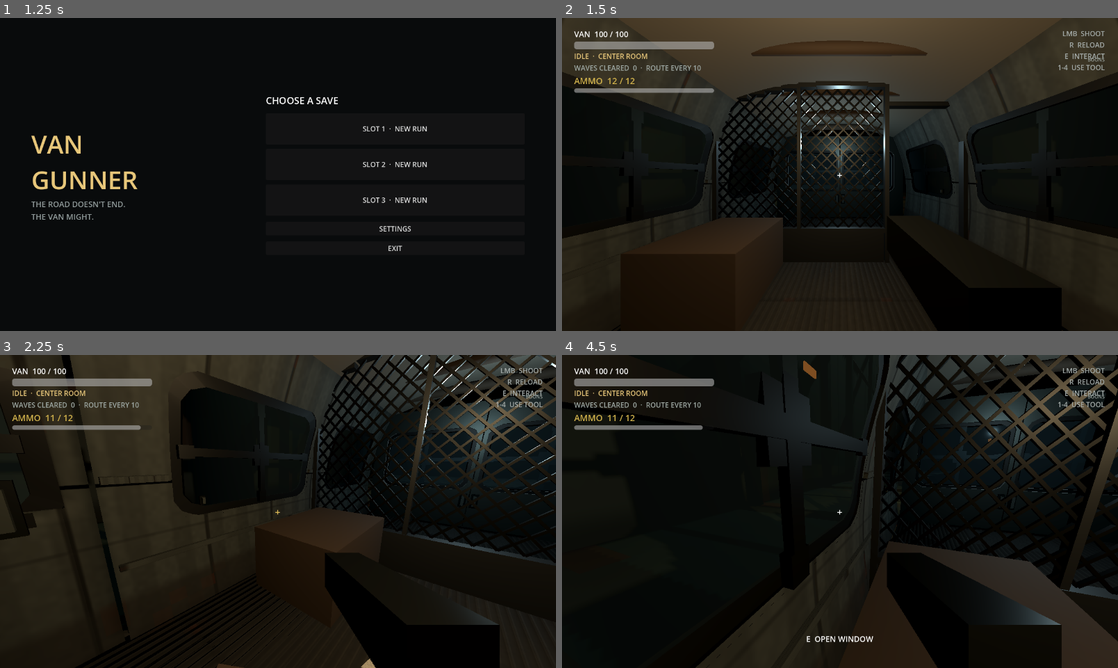
Above: before the commit, frames 1-4 (two rows, left to right).
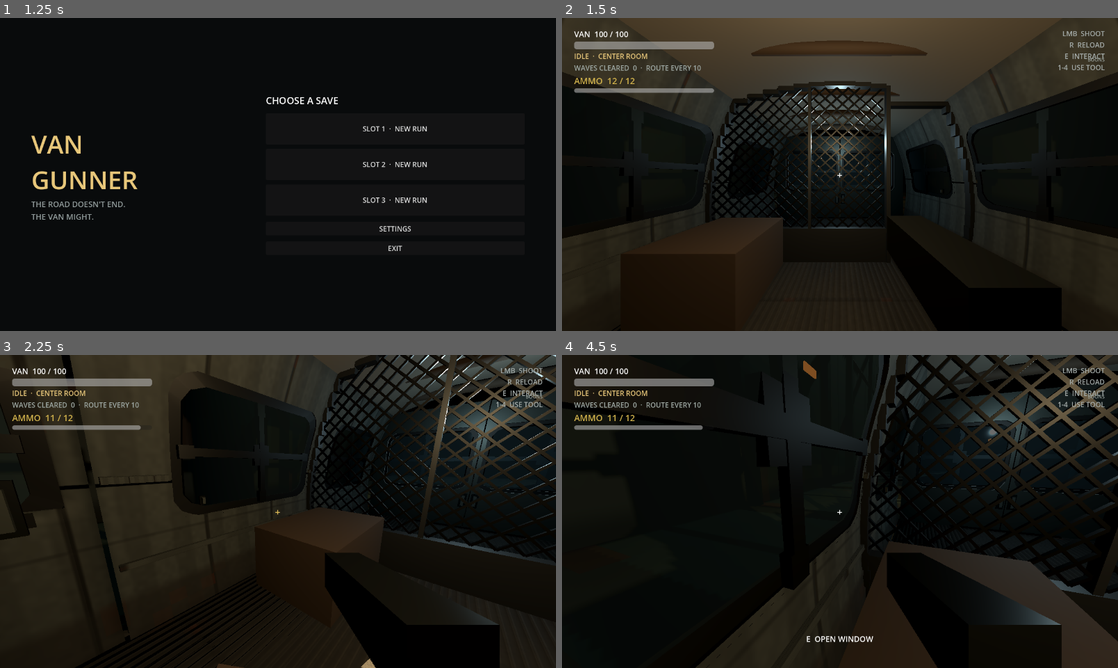
Above: after the commit, the same moments.

Repository: SebastianFreitas/van-gunner
Game: Godot game, scene res://scenes/boot/boot.tscn
The game is run twice, just before and just after one commit, with the same random seed, the same clock (stepped at 60 frames per second) and the same inputs.
Inputs (mouse positions are in pixels of both pictures, inside the frame that each line leads up to):
- Up to frame 1 (1.25 s): tap Enter at 0.5 s; move the mouse to (400, 158) at 0.52 s; hold D (move_right) from 0.53 s (still down); hold E (interact) from 0.53 s (still down)
- Up to frame 2 (1.5 s): release D (move_right) at 1.25 s; release E (interact) at 1.25 s; click "SLOT 1 · NEW RUN" at 1.25 s
- Up to frame 3 (2.25 s): tap Space at 2 s; move the mouse to (250, 511) at 2.02 s; hold W (move_forward) from 2.03 s (still down); click (250, 511) at 2.1 s
- Up to frame 4 (4.5 s): keep holding W (move_forward); move the mouse to (851, 505) at 2.77 s; hold 1 (use_slot_1) 2.78-3.53 s; tap Enter at 3.5 s; move the mouse to (834, 517) at 3.52 s; tap 2 (use_slot_2) at 3.6 s; tap Space at 4.25 s; move the mouse to (878, 514) at 4.27 s; hold 3 (use_slot_3) from 4.28 s (still down)

Frame 1 is identical in both runs. In frame 2, 3.9% of the frame differs, in the area x 25-75%, y 20-68%; in frame 3, 6.9%, in the area x 55-100%, y 0-67%; in frame 4, 5.9%.

Commit message:
Fit the cargo bulkhead mesh to the bowed side-wall profile.
Co-authored-by: Cursor <cursoragent@cursor.com>

Diff:
--- a/scenes/van/van.tscn
+++ b/scenes/van/van.tscn
@@ -1088,7 +1088,6 @@
 shape = SubResource("DoorShape")
 
 [node name="Bulkhead" parent="TravelPath/VanFollow/VanRig/Interior" unique_id=1359735791 instance=ExtResource("26")]
-van_half_width = 2.40
 
 [node name="Props" type="Node3D" parent="TravelPath/VanFollow/VanRig/Interior" unique_id=1487223170]
 
--- a/scripts/run/van_bulkhead.gd
+++ b/scripts/run/van_bulkhead.gd
@@ -3,6 +3,7 @@
 
 ## Mid/rear cargo bulkhead: metal frame + diagonal mesh, side doorway.
 ## Local XY is the bulkhead face; +Z faces the rear of the van.
+## Outer edges follow VanSideWall's bowed/tapered profile.
 
 enum OpeningSide { LEFT, RIGHT }
 
@@ -19,13 +20,16 @@
 @export var mesh_bar_size := 0.028
 @export var mesh_bar_depth := 0.04
 @export var z_position := 1.0
+@export var wall_post_segments := 14
 @export var rebuild_on_ready := true
 
 var _built := false
+var _side_walls: VanSideWall = null
 
 
 func _ready() -> void:
 	position.z = z_position
+	_side_walls = _find_side_walls()
 	if rebuild_on_ready:
 		rebuild()
 
@@ -34,7 +38,30 @@
 	for child in get_children():
 		child.queue_free()
 	_built = false
+	_side_walls = _find_side_walls()
 	_build()
+
+
+func _find_side_walls() -> VanSideWall:
+	var parent := get_parent()
+	if parent == null:
+		return null
+	var shell := parent.get_node_or_null("Shell")
+	if shell == null:
+		return null
+	return shell.get_node_or_null("SideWalls") as VanSideWall
+
+
+## Interior half-width of the cargo liner at height y.
+func _wall_half(y: float) -> float:
+	if _side_walls != null:
+		return _side_walls.wall_x_at(y)
+	return van_half_width
+
+
+## Half-span used by the vault curve — matches the wall at roof height.
+func _vault_half() -> float:
+	return _wall_half(edge_height)
 
 
 func _build() -> void:
@@ -45,87 +72,102 @@
 	var steel := _steel_material()
 	var mesh_mat := _mesh_material()
 
-	var opening_left: float
-	var opening_right: float
-	var panel_left: float
-	var panel_right: float
+	var floor_half := _wall_half(0.0)
+	var roof_half := _vault_half()
+	var kick_half := _wall_half(kick_height)
+
+	var opening_inner: float
+	var panel_inner: float
+	var outer_sign: float
 
 	if opening_side == OpeningSide.RIGHT:
-		opening_right = van_half_width
-		opening_left = van_half_width - opening_width
-		panel_left = -van_half_width
-		panel_right = opening_left
+		opening_inner = floor_half - opening_width
+		panel_inner = opening_inner
+		outer_sign = -1.0
 	else:
-		opening_left = -van_half_width
-		opening_right = -van_half_width + opening_width
-		panel_left = opening_right
-		panel_right = van_half_width
-
-	var panel_width := panel_right - panel_left
-	var panel_center_x := (panel_left + panel_right) * 0.5
-
-	# Outer wall posts (kiss the side walls).
-	_add_post("LeftWallPost", -van_half_width + frame_thickness * 0.5, steel)
-	_add_post("RightWallPost", van_half_width - frame_thickness * 0.5, steel)
-
-	# Doorway post on the panel edge of the opening.
+		opening_inner = -floor_half + opening_width
+		panel_inner = opening_inner
+		outer_sign = 1.0
+
+	# Outer wall posts follow the bowed liner.
+	_add_curved_wall_post("LeftWallPost", -1.0, steel)
+	_add_curved_wall_post("RightWallPost", 1.0, steel)
+
+	# Doorway post on the panel edge of the opening (straight).
 	var opening_post_x := (
-		opening_left + frame_thickness * 0.5
+		opening_inner + frame_thickness * 0.5
 		if opening_side == OpeningSide.RIGHT
-		else opening_right - frame_thickness * 0.5
+		else opening_inner - frame_thickness * 0.5
 	)
 	_add_post("OpeningInnerPost", opening_post_x, steel)
-	# Soft header over the doorway so the opening reads as framed, not a hole.
+
+	# Soft header over the doorway — outer end rides the wall curve.
 	var door_header_y := edge_height - frame_thickness * 0.55
+	var door_wall_sign := -outer_sign
+	var door_outer := door_wall_sign * (_wall_half(door_header_y) - frame_thickness * 0.15)
 	_add_box(
 		"DoorHeader",
-		Vector3(opening_width, frame_thickness, frame_depth),
-		Vector3((opening_left + opening_right) * 0.5, door_header_y, 0.0),
+		Vector3(absf(opening_inner - door_outer), frame_thickness, frame_depth),
+		Vector3((door_outer + opening_inner) * 0.5, door_header_y, 0.0),
 		steel
 	)
 
-	# Solid kick plate across the panel.
-	_add_box(
+	# Solid kick plate across the panel (trapezoid following the wall).
+	_add_panel_slab(
 		"KickPlate",
-		Vector3(panel_width - frame_thickness * 0.5, kick_height, panel_thickness),
-		Vector3(panel_center_x, kick_height * 0.5, 0.0),
+		panel_inner,
+		outer_sign,
+		0.0,
+		kick_height,
+		panel_thickness,
+		steel,
+		frame_thickness * 0.25
+	)
+
+	# Bottom rail along the mesh panel at kick height.
+	var bottom_outer := outer_sign * (kick_half - frame_thickness * 0.15)
+	var bottom_width := absf(bottom_outer - panel_inner)
+	_add_box(
+		"BottomRail",
+		Vector3(bottom_width, frame_thickness, frame_depth),
+		Vector3((panel_inner + bottom_outer) * 0.5, kick_height + frame_thickness * 0.5, 0.0),
 		steel
 	)
 
-	# Top + bottom rails along the mesh panel.
-	_add_box(
-		"BottomRail",
-		Vector3(panel_width, frame_thickness, frame_depth),
-		Vector3(panel_center_x, kick_height + frame_thickness * 0.5, 0.0),
-		steel
-	)
-
-	# Curved top rail following the vault profile.
-	_add_curved_header(panel_left, panel_right, steel)
-
-	# Vertical mid posts for stiffness.
-	var mid_count := maxi(1, int(panel_width / 1.15))
+	# Curved top rail following the vault; outer end meets the wall at roof width.
+	_add_curved_header(panel_inner, outer_sign * roof_half, steel)
+
+	# Vertical mid posts for stiffness (stay inside the narrowest panel span).
+	var mid_outer := outer_sign * minf(kick_half, roof_half)
+	var panel_width_mid := absf(mid_outer - panel_inner)
+	var mid_count := maxi(1, int(panel_width_mid / 1.15))
 	for i in range(1, mid_count):
 		var t := float(i) / float(mid_count)
-		var x := lerpf(panel_left, panel_right, t)
+		var x := lerpf(panel_inner, mid_outer, t)
 		_add_panel_post("MidPost_%d" % i, x, steel)
 
 	# Diagonal expanded-metal style netting above the kick plate.
-	_add_diagonal_mesh(panel_left, panel_right, kick_height + frame_thickness, mesh_mat)
-
-	# Collision for the solid panel span (full height).
+	_add_diagonal_mesh(panel_inner, outer_sign, kick_height + frame_thickness, mesh_mat)
+
+	# Collision for the solid panel span (full height) — use max width so nothing leaks.
+	var max_half := floor_half
+	if _side_walls != null:
+		for i in range(9):
+			max_half = maxf(max_half, _wall_half(edge_height * float(i) / 8.0))
+	var col_outer := outer_sign * max_half
 	var collision_height := edge_height + peak_rise * 0.35
+	var col_width := absf(col_outer - panel_inner)
 	var shape := BoxShape3D.new()
-	shape.size = Vector3(panel_width, collision_height, maxf(panel_thickness, frame_depth))
+	shape.size = Vector3(col_width, collision_height, maxf(panel_thickness, frame_depth))
 	var col := CollisionShape3D.new()
 	col.name = "PanelCollision"
 	col.shape = shape
-	col.position = Vector3(panel_center_x, collision_height * 0.5, 0.0)
+	col.position = Vector3((panel_inner + col_outer) * 0.5, collision_height * 0.5, 0.0)
 	add_child(col)
 
 
 func _vault_y(x: float) -> float:
-	var half := van_half_width
+	var half := maxf(_vault_half(), 0.05)
 	var t := clampf(absf(x) / half, 0.0, 1.0)
 	return edge_height + peak_rise * (1.0 - t * t)
 
@@ -140,9 +182,41 @@
 	)
 
 
+func _add_curved_wall_post(node_name: String, sign: float, material: Material) -> void:
+	var segs := maxi(wall_post_segments, 4)
+	var inset := frame_thickness * 0.5
+	for i in range(segs):
+		var t0 := float(i) / float(segs)
+		var t1 := float(i + 1) / float(segs)
+		# Sample up to just under the vault at the roof wall width.
+		var y_top_limit := _vault_y(sign * (_vault_half() - inset))
+		var y0 := lerpf(0.0, y_top_limit, t0)
+		var y1 := lerpf(0.0, y_top_limit, t1)
+		var y := (y0 + y1) * 0.5
+		var h := absf(y1 - y0) + 0.004
+		var x := sign * (_wall_half(y) - inset)
+		# Don't poke through the vault at this x.
+		if y0 >= _vault_y(x) - 0.01:
+			continue
+		if y1 > _vault_y(x):
+			y1 = _vault_y(x)
+			y = (y0 + y1) * 0.5
+			h = absf(y1 - y0)
+			if h < 0.02:
+				continue
+		_add_box(
+			"%s_%d" % [node_name, i],
+			Vector3(frame_thickness, h, frame_depth),
+			Vector3(x, y, 0.0),
+			material
+		)
+
+
 func _add_panel_post(node_name: String, x: float, material: Material) -> void:
 	var top := _vault_y(x)
 	var height := top - kick_height
+	if height < 0.05:
+		return
 	_add_box(
 		node_name,
 		Vector3(frame_thickness * 0.75, height, frame_depth * 0.85),
@@ -151,7 +225,40 @@
 	)
 
 
-func _add_curved_header(left_x: float, right_x: float, material: Material) -> void:
+func _add_panel_slab(
+	node_name: String,
+	inner_x: float,
+	outer_sign: float,
+	y0: float,
+	y1: float,
+	depth: float,
+	material: Material,
+	x_inset: float
+) -> void:
+	## Horizontal strips so the outer edge follows the wall bow.
+	var segs := 6
+	for i in range(segs):
+		var t0 := float(i) / float(segs)
+		var t1 := float(i + 1) / float(segs)
+		var ya := lerpf(y0, y1, t0)
+		var yb := lerpf(y0, y1, t1)
+		var y := (ya + yb) * 0.5
+		var h := absf(yb - ya) + 0.002
+		var outer_x := outer_sign * (_wall_half(y) - x_inset)
+		var width := absf(outer_x - inner_x)
+		if width < 0.04:
+			continue
+		_add_box(
+			"%s_%d" % [node_name, i],
+			Vector3(width, h, depth),
+			Vector3((inner_x + outer_x) * 0.5, y, 0.0),
+			material
+		)
+
+
+func _add_curved_header(inner_x: float, outer_x: float, material: Material) -> void:
+	var left_x := minf(inner_x, outer_x)
+	var right_x := maxf(inner_x, outer_x)
 	var segments := 10
 	for i in range(segments):
 		var t0 := float(i) / float(segments)
@@ -169,17 +276,35 @@
 		)
 
 
-func _add_diagonal_mesh(left_x: float, right_x: float, bottom_y: float, material: Material) -> void:
+func _add_diagonal_mesh(
+	inner_x: float,
+	outer_sign: float,
+	bottom_y: float,
+	material: Material
+) -> void:
 	var inset := frame_thickness * 0.65
-	left_x += inset
-	right_x -= inset
 	bottom_y += inset * 0.35
+
+	# Bounding rect uses the widest wall half in the mesh band so cells stay uniform.
+	var max_half := 0.0
+	var max_top := _vault_y(0.0) - frame_thickness - inset * 0.25
+	for i in range(12):
+		var y := lerpf(bottom_y, max_top, float(i) / 11.0)
+		max_half = maxf(max_half, _wall_half(y))
+
+	var left_x: float
+	var right_x: float
+	if outer_sign > 0.0:
+		left_x = inner_x + inset
+		right_x = max_half - inset
+	else:
+		left_x = -max_half + inset
+		right_x = inner_x - inset
+
 	var width := right_x - left_x
 	if width <= 0.08:
 		return
 
-	# Uniform lattice in a bounding rect, then drop segments that poke past the vault.
-	var max_top := _vault_y((left_x + right_x) * 0.5) - frame_thickness - inset * 0.25
 	var cols := maxi(2, int(ceil(width / mesh_spacing)))
 	var rows := maxi(2, int(ceil((max_top - bottom_y) / mesh_spacing)))
 	var cell_w := width / float(cols)
@@ -194,13 +319,29 @@
 			var y1 := y0 + cell_h
 			var limit0 := _vault_y(x0) - frame_thickness - inset * 0.25
 			var limit1 := _vault_y(x1) - frame_thickness - inset * 0.25
-			if y0 < minf(limit0, limit1):
-				if y1 <= minf(limit0, limit1) + 0.03:
+			var vault_ok := minf(limit0, limit1)
+			if y0 < vault_ok:
+				if y1 <= vault_ok + 0.03 and _mesh_segment_ok(x0, y0, x1, y1, inset):
 					_add_segment("MeshFwd_%d" % index, Vector3(x0, y0, 0.0), Vector3(x1, y1, 0.0), material)
 					index += 1
-				if y0 <= minf(limit0, limit1) + 0.03:
+				if y0 <= vault_ok + 0.03 and _mesh_segment_ok(x0, y1, x1, y0, inset):
 					_add_segment("MeshBack_%d" % index, Vector3(x0, y1, 0.0), Vector3(x1, y0, 0.0), material)
 					index += 1
+
+
+func _mesh_point_inside(x: float, y: float, inset: float) -> bool:
+	return absf(x) <= _wall_half(y) - inset + 0.02
+
+
+func _mesh_segment_ok(x0: float, y0: float, x1: float, y1: float, inset: float) -> bool:
+	# Keep bars that mostly sit inside the wall profile.
+	var mid_x := (x0 + x1) * 0.5
+	var mid_y := (y0 + y1) * 0.5
+	return (
+		_mesh_point_inside(mid_x, mid_y, inset)
+		and (_mesh_point_inside(x0, y0, inset) or _mesh_point_inside(x1, y1, inset))
+	)
+
 
 func _add_segment(node_name: String, a: Vector3, b: Vector3, material: Material) -> void:
 	var delta := b - a
